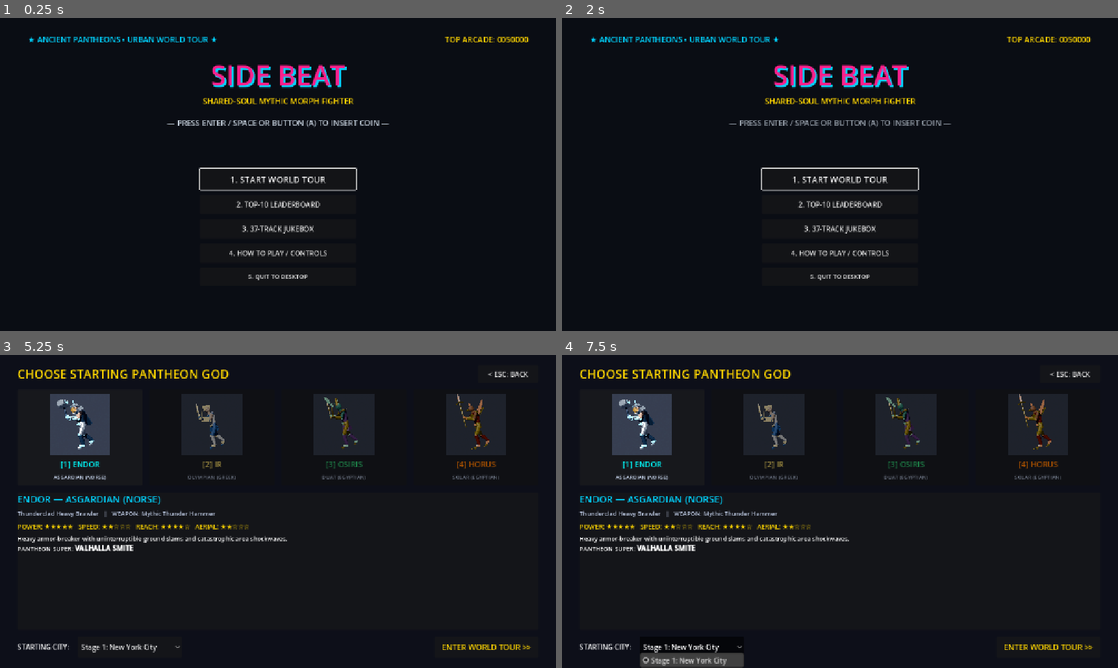
Above: before the commit, frames 1-4 (two rows, left to right).
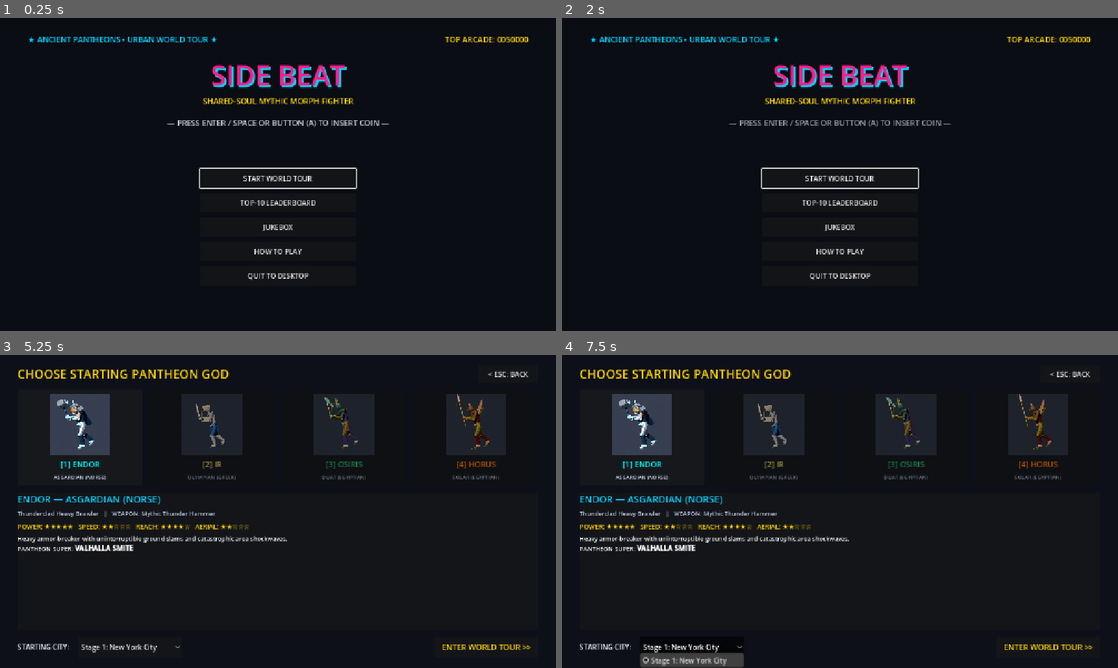
Above: after the commit, the same moments.

Repository: leouofa/side-beat
Game: Godot game, scene res://scenes/main/boot.tscn
The game is run twice, just before and just after one commit, with the same random seed, the same clock (stepped at 60 frames per second) and the same inputs. Sound files missing from this copy of the repository are replaced by a short silence.
Inputs:
- Up to frame 1 (0.25 s): no input
- Up to frame 2 (2 s): click "2. TOP-10 LEADERBOARD" (after the commit: "TOP-10 LEADERBOARD") at 0.5 s; click "< ESC: BACK" at 1.25 s
- Up to frame 3 (5.25 s): click "3. 37-TRACK JUKEBOX" (after the commit: "JUKEBOX") at 2 s; click "< ESC: BACK" at 2.75 s; click "4. HOW TO PLAY / CONTROLS" (after the commit: "HOW TO PLAY") at 3.5 s; click "< ESC: BACK" at 4.25 s; click "1. START WORLD TOUR" (after the commit: "START WORLD TOUR") at 5 s
- Up to frame 4 (7.5 s): click "< ESC: BACK" at 5.75 s; click "1. START WORLD TOUR" (after the commit: "START WORLD TOUR") at 6.5 s; click "Stage 1: New York City" at 7.25 s

The runs differ from the first frame. In frame 1, 1.4% of the frame differs, in the area x 35-65%, y 50-84%; in frame 2, 1.4%; in frame 3, less than 0.1%; in frame 4, less than 0.1%.

Commit message:
Clean up arcade title menu formatting and button labels
Unify visual hierarchy and presentation across main menu options on the arcade title screen. Previously, menu items suffered from inconsistent font sizes (ranging from 14px to 20px), disparate button heights, and redundant numerical prefixes and descriptive suffixes that cluttered the arcade aesthetic.

- Strip numbered prefixes from all menu action items
- Standardize all 5 menu buttons to a uniform 16px font size and 360x44 dimension
- Simplify button labels to "JUKEBOX" and "HOW TO PLAY" in consistent uppercase styling
- Extend the headless automated test suite to assert label text, font sizes, and button dimensions

Diff:
--- a/scenes/ui/title_screen.tscn
+++ b/scenes/ui/title_screen.tscn
@@ -88,32 +88,32 @@
 theme_override_constants/separation = 12
 
 [node name="StartTourBtn" type="Button" parent="MarginContainer/VBoxContainer/MenuContainer"]
-custom_minimum_size = Vector2(360, 48)
+custom_minimum_size = Vector2(360, 44)
 layout_mode = 2
 theme_override_colors/font_color = Color(1, 0.84, 0, 1)
-theme_override_font_sizes/font_size = 20
-text = "1. START WORLD TOUR"
+theme_override_font_sizes/font_size = 16
+text = "START WORLD TOUR"
 
 [node name="LeaderboardBtn" type="Button" parent="MarginContainer/VBoxContainer/MenuContainer"]
 custom_minimum_size = Vector2(360, 44)
 layout_mode = 2
 theme_override_font_sizes/font_size = 16
-text = "2. TOP-10 LEADERBOARD"
+text = "TOP-10 LEADERBOARD"
 
 [node name="JukeboxBtn" type="Button" parent="MarginContainer/VBoxContainer/MenuContainer"]
 custom_minimum_size = Vector2(360, 44)
 layout_mode = 2
 theme_override_font_sizes/font_size = 16
-text = "3. 37-TRACK JUKEBOX"
+text = "JUKEBOX"
 
 [node name="HowToPlayBtn" type="Button" parent="MarginContainer/VBoxContainer/MenuContainer"]
 custom_minimum_size = Vector2(360, 44)
 layout_mode = 2
 theme_override_font_sizes/font_size = 16
-text = "4. HOW TO PLAY / CONTROLS"
+text = "HOW TO PLAY"
 
 [node name="QuitBtn" type="Button" parent="MarginContainer/VBoxContainer/MenuContainer"]
-custom_minimum_size = Vector2(360, 40)
+custom_minimum_size = Vector2(360, 44)
 layout_mode = 2
-theme_override_font_sizes/font_size = 14
-text = "5. QUIT TO DESKTOP"
+theme_override_font_sizes/font_size = 16
+text = "QUIT TO DESKTOP"
--- a/tests/run_tests.gd
+++ b/tests/run_tests.gd
@@ -347,6 +347,32 @@
 	var title_inst := title_scene.instantiate()
 	add_child(title_inst)
 	_assert(title_inst.has_node("MarginContainer/VBoxContainer/MenuContainer/StartTourBtn"), "Title screen has StartTourBtn")
+	var start_btn := title_inst.get_node("MarginContainer/VBoxContainer/MenuContainer/StartTourBtn") as Button
+	var lead_btn := title_inst.get_node("MarginContainer/VBoxContainer/MenuContainer/LeaderboardBtn") as Button
+	var juke_btn := title_inst.get_node("MarginContainer/VBoxContainer/MenuContainer/JukeboxBtn") as Button
+	var how_btn := title_inst.get_node("MarginContainer/VBoxContainer/MenuContainer/HowToPlayBtn") as Button
+	var quit_btn := title_inst.get_node("MarginContainer/VBoxContainer/MenuContainer/QuitBtn") as Button
+	_assert(start_btn.text == "START WORLD TOUR", "StartTourBtn text has no number prefix")
+	_assert(lead_btn.text == "TOP-10 LEADERBOARD", "LeaderboardBtn text has no number prefix")
+	_assert(juke_btn.text == "JUKEBOX", "JukeboxBtn renamed to JUKEBOX without track count")
+	_assert(how_btn.text == "HOW TO PLAY", "HowToPlayBtn renamed to HOW TO PLAY without controls suffix")
+	_assert(quit_btn.text == "QUIT TO DESKTOP", "QuitBtn text has no number prefix")
+	var uniform_font_sizes := (
+		start_btn.get_theme_font_size("font_size") == 16
+		and lead_btn.get_theme_font_size("font_size") == 16
+		and juke_btn.get_theme_font_size("font_size") == 16
+		and how_btn.get_theme_font_size("font_size") == 16
+		and quit_btn.get_theme_font_size("font_size") == 16
+	)
+	_assert(uniform_font_sizes, "All title screen menu buttons have uniform 16px font size")
+	var uniform_heights := (
+		start_btn.custom_minimum_size == Vector2(360, 44)
+		and lead_btn.custom_minimum_size == Vector2(360, 44)
+		and juke_btn.custom_minimum_size == Vector2(360, 44)
+		and how_btn.custom_minimum_size == Vector2(360, 44)
+		and quit_btn.custom_minimum_size == Vector2(360, 44)
+	)
+	_assert(uniform_heights, "All title screen menu buttons have uniform 360x44 minimum size")
 	title_inst.free()
 
 	# God Select Screen
